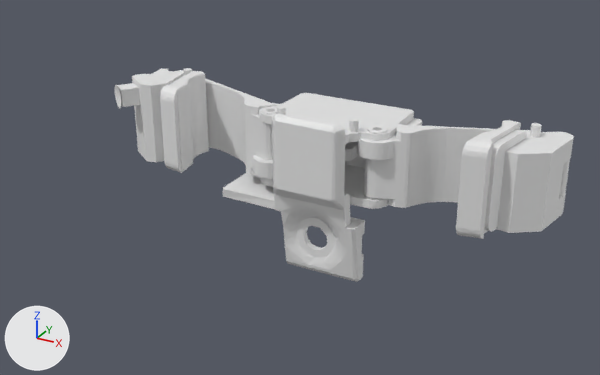
The OBJ model docker/graspgenx/x_grippers/hsrc_hand/vis_mesh.obj as it was, and as the next commit left it.
Before and after are seen from a camera (50 mm lens) standing at (0.148, -0.271, 0.137) and looking at (-0.002, 0.002, 0.001). Lighting does not change. The marker at lower left points along +X, +Y and +Z. The picture after the commit comes second. Where no turn or scale is listed for an object, it has been applied to the vertices. Vertices at exactly the same position are counted once.

In view in the first picture: 'vis_mesh'.
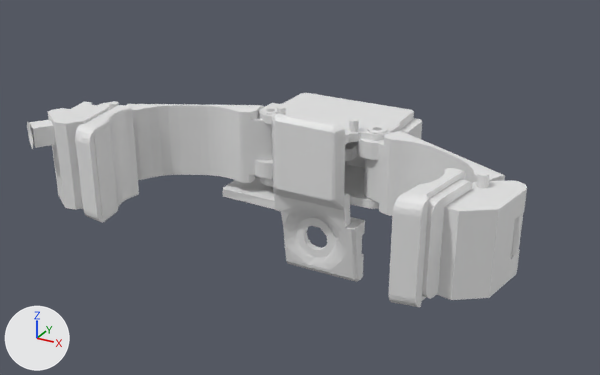
Scene script edits in JSON lines:
```json
{"block": "me_vis_mesh", "where": "# used by ob_vis_mesh; location = (0.0, 0.0, 0.0)"}
{"op": "remove", "block": "me_vis_mesh", "code": "me_vis_mesh.from_pydata(...)  # 3266 vertices, 6538 faces; spans x -0.101..0.095, y 0.0..0.052, z -0.043..0.032"}
{"op": "add", "block": "me_vis_mesh", "code": "me_vis_mesh.from_pydata(...)  # 3266 vertices, 6538 faces; spans x -0.098..0.092, y -0.055..0.052, z -0.043..0.032"}
{"block": "me_vis_mesh", "change": "me_vis_mesh part 1: the loose piece of 560 vertices spanning x -0.095..-0.017, y 0.009..0.047, z -0.005..0.027 is turned 47.4 degrees about the z axis through its middle, then moved by (0.002, -0.027, 0.0)"}
{"block": "me_vis_mesh", "change": "me_vis_mesh part 2: the loose piece of 876 vertices spanning x -0.101..-0.064, y 0.001..0.048, z -0.007..0.032 is moved by (0.003, -0.056, 0.0)"}
{"block": "me_vis_mesh", "change": "me_vis_mesh part 3: the loose piece of 8 vertices spanning x -0.066..-0.064, y 0.005..0.014, z -0.005..0.03 is moved by (0.003, -0.056, 0.0)"}
{"block": "me_vis_mesh", "change": "me_vis_mesh part 4: the loose piece of 8 vertices spanning x -0.1..-0.082, y 0.002..0.023, z 0.02..0.029 is moved by (0.003, -0.056, 0.0)"}
{"block": "me_vis_mesh", "change": "me_vis_mesh part 5: the loose piece of 582 vertices spanning x 0.017..0.095, y 0.009..0.048, z -0.005..0.027 is turned -48 degrees about the z axis through its middle, then moved by (-0.002, -0.027, 0.0)"}
{"block": "me_vis_mesh", "change": "me_vis_mesh part 6: the loose piece of 564 vertices spanning x 0.064..0.095, y 0.003..0.047, z -0.007..0.032 is moved by (-0.003, -0.057, 0.0)"}
{"block": "me_vis_mesh", "change": "other edits to the shape of me_vis_mesh do not show in these pictures"}
```

Pixel boxes (x1, y1, x2, y2) of what changed, in the pictures (600 x 375 px; the box of a moved part takes in the faces that stretch with it):
```json
{"object": "vis_mesh", "change": "reshaped", "before": [115, 68, 574, 282], "after": [27, 93, 527, 307], "on screen": "9% wider"}
{"part": 1, "of": "me_vis_mesh", "change": "moved or reshaped", "before": [205, 78, 278, 179], "after": [126, 104, 273, 183]}
{"part": 2, "of": "me_vis_mesh", "change": "moved or reshaped", "before": [115, 68, 209, 173], "after": [27, 101, 139, 223]}
{"part": 3, "of": "me_vis_mesh", "change": "moved or reshaped", "before": [177, 88, 191, 168], "after": [94, 127, 115, 218]}
{"part": 4, "of": "me_vis_mesh", "change": "moved or reshaped", "before": [117, 83, 140, 107], "after": [29, 120, 56, 148]}
{"part": 5, "of": "me_vis_mesh", "change": "moved or reshaped", "before": [357, 124, 570, 208], "after": [357, 131, 524, 256]}
{"part": 6, "of": "me_vis_mesh", "change": "moved or reshaped", "before": [456, 120, 574, 239], "after": [389, 168, 527, 307]}
```
